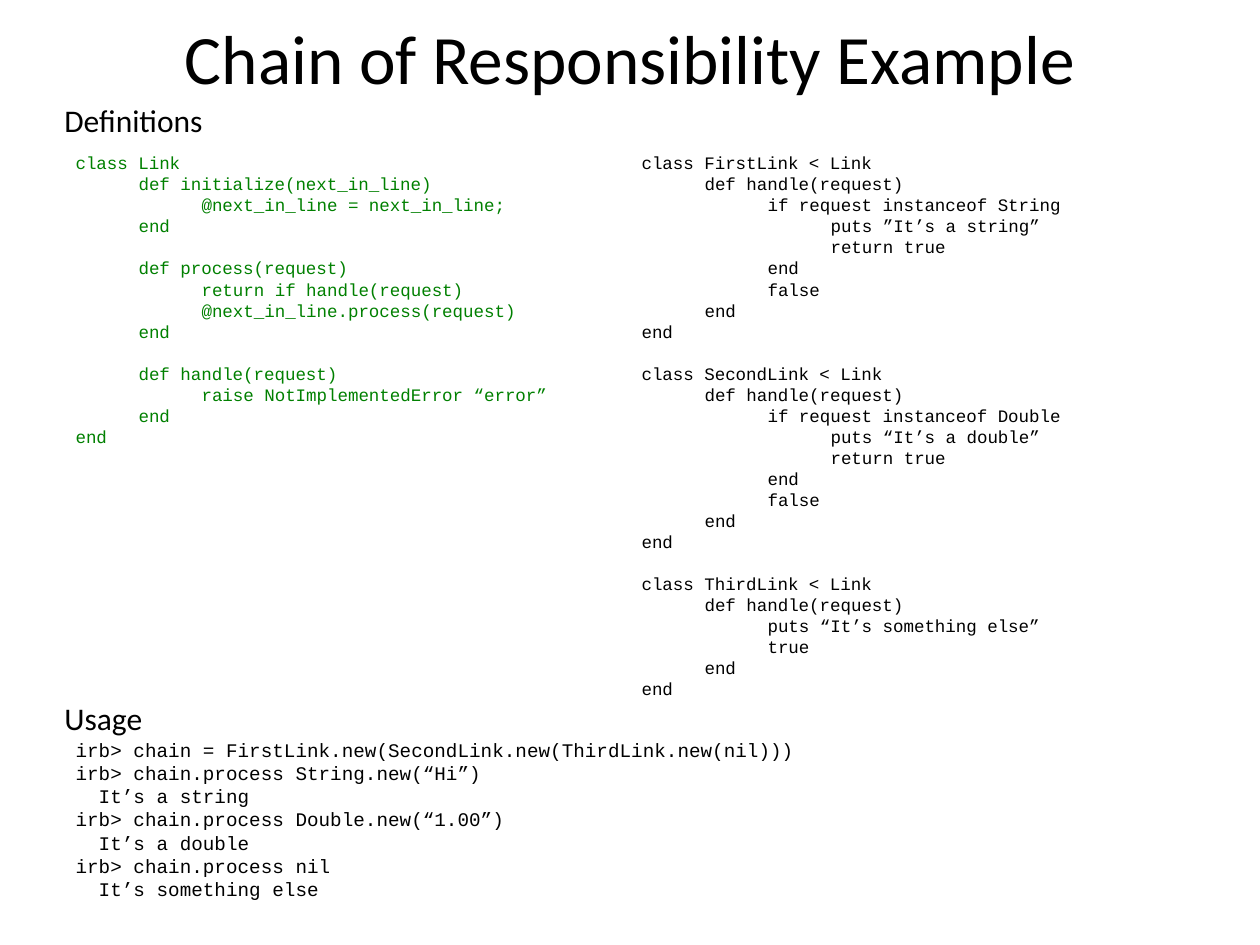
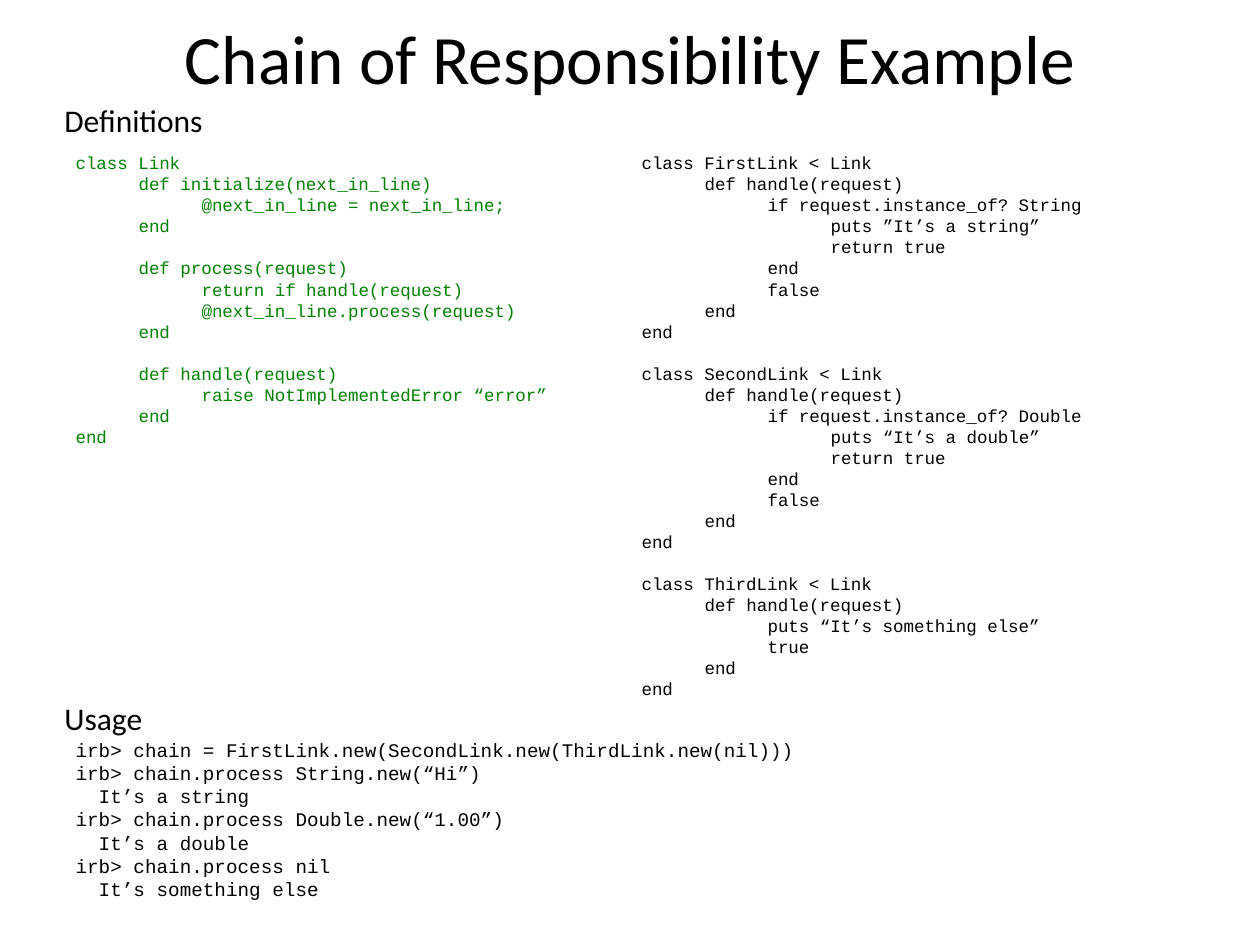
Before and after one commit to john-fitzpatrick/design_patterns, a slide deck: slide 14 of DesignPatterns.pptx. Drawn at 1260x945 pixels with LibreOffice and Linux fonts; fonts in the diff are those of the drawing. Boxes give left, top, right and bottom in pixels: in the first picture for what was removed or moved away, otherwise in the second. Text is boxed around its words. In the diff, an @@ line names an element or a change of style, - is before the commit and + after.

Commit message:
fixed some typos in presentation

```diff
--- a/DesignPatterns.pptx
+++ b/DesignPatterns.pptx
@@ text at (x1=768, y1=199, x2=1082, y2=215): text changed @@
-if request instanceof String
+if request.instance_of? String
@@ text at (x1=768, y1=410, x2=1082, y2=426): text changed @@
-if request instanceof Double
+if request.instance_of? Double
```
Also in this commit, not shown: 6 other slides changed, 1 other file.
